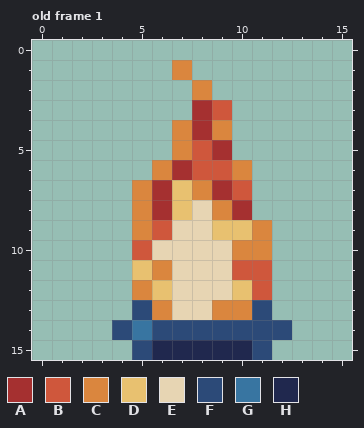
Edited in one commit: pixel-art file (Assets/Sprites/Campfire/Campfire0.aseprite). Above is the file before it was changed.
16x16 pixels, 1 frame. Shown: old frame 1. The commit also changed other frames, which this record leaves out.
Palette (. is transparent): A #a53030  B #cf573c  C #da863e  D #e8c170  E #e7d5b3  F #2c4a78  G #3875a1  H #20284e
Pixels before, old frame 1, first column x 4:
 1 ...C.....
 2 ....C....
 3 ....AB...
 4 ...CAC...
 5 ...CBA...
 6 ..CABBC..
 7 .CADCAB..
 8 .CADECA..
 9 .CBEEDDC.
10 .BEEEECC.
11 .DCEEEBB.
12 .CDEEEDB.
13 .FCEECCF.
14 FGFFFFFFF
15 .FHHHHHF.
And afterwards:
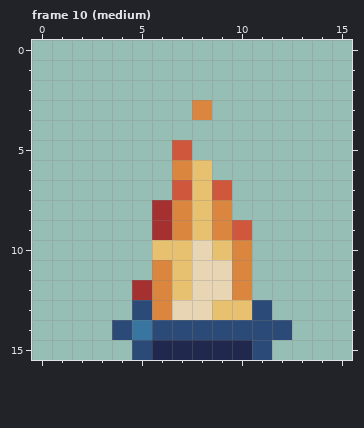
A new or re-ordered frame is compared with the old frame closest to it.
Edits made:
frames 1 -> 16
Changed rows in their new state; - is an unchanged pixel.
Frame 10 (medium) is new; against old frame 1:
first column x 5:
 1 --.----
 2 ---.---
 3 ---C.--
 4 --...--
 5 --B..--
 6 -.CD..-
 7 ..BDB.-
 8 .-CD-.-
 9 .ACDCB.
10 .DD-D-.
11 .-D--C.
12 ACD--C.
13 ----DD-
Pixel boxes of the changes (left, top, right, bottom) in both pictures:
changed: (132, 60, 272, 320)
